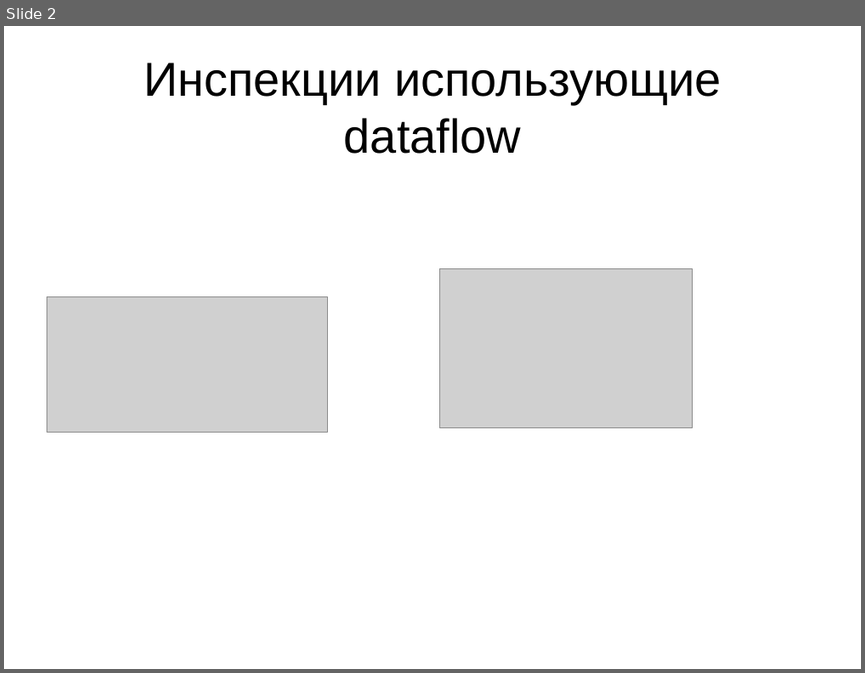
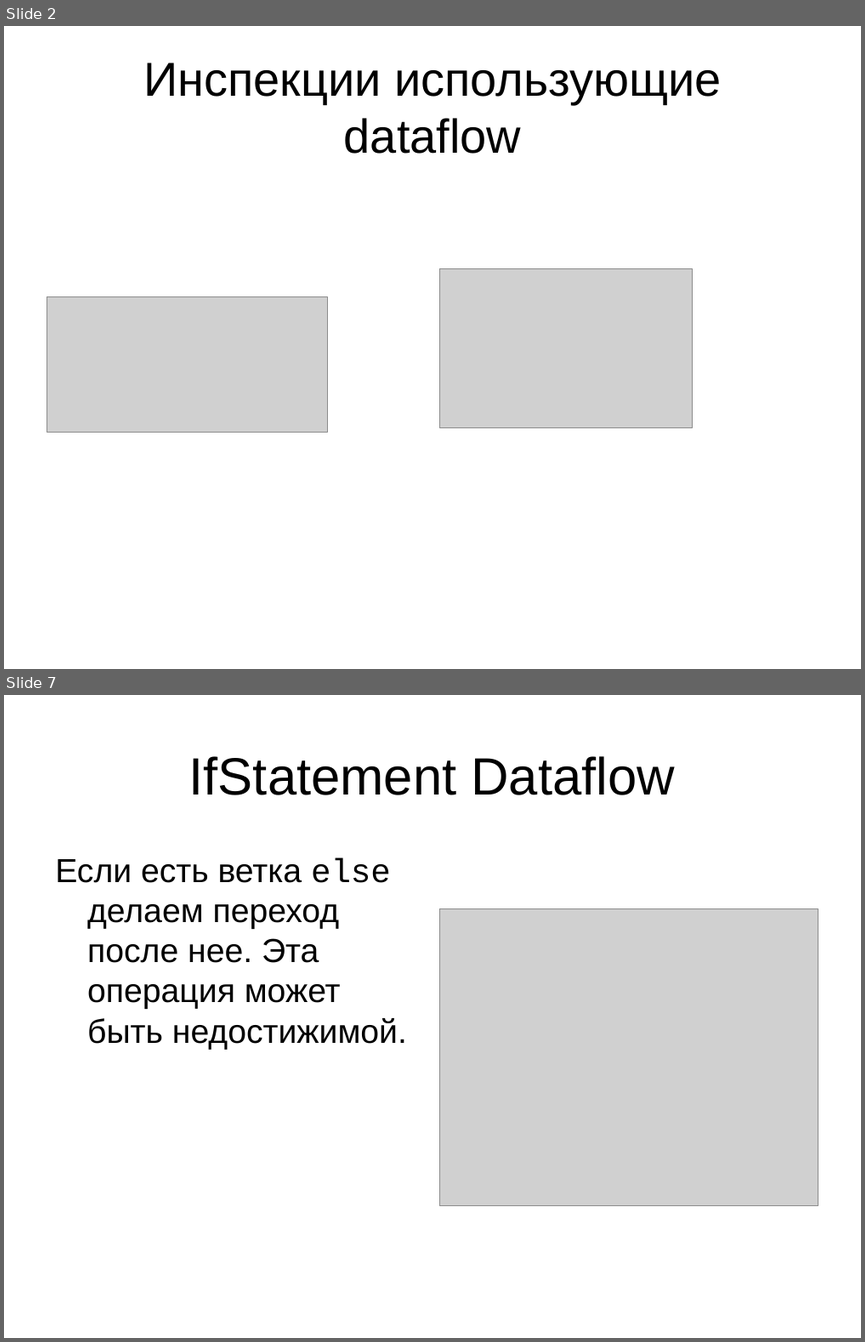
Before and after one commit to mazine/umk, a slide deck: presentations/Dataflow.ppt. Shown one above the other, each under a label of ours: slide 2 before the commit, slides 2 and 7 after it; the slides between them are not shown. The pictures are 865x673 and 865x1342 pixels, drawn with LibreOffice and Linux fonts; fonts in the diff are those of the drawing; grey boxes stand for pictures. Boxes give left, top, right and bottom in pixels: in the first picture for what was removed or moved away, otherwise in the second. Text is boxed around its words. In the diff, an @@ line names an element or a change of style, - is before the commit and + after.

```diff
--- a/presentations/Dataflow.ppt
+++ b/presentations/Dataflow.ppt
@@ slide 7 added at (x1=4, y1=695, x2=861, y2=1338), background #FFFFFF @@
@@ title added at (x1=189, y1=756, x2=675, y2=795), 44 pt, text #000000 @@
+IfStatement Dataflow
@@ text added at (x1=55, y1=858, x2=407, y2=1049), 28 pt, text #000000 @@
+Если есть ветка else делаем переход после нее. Эта операция может быть недостижимой.
@@ picture added at (x1=439, y1=908, x2=818, y2=1205) @@
```
Also in this commit, not shown: 1 slide changed, 7 other slides added, 1 slide removed, 1 other file.
